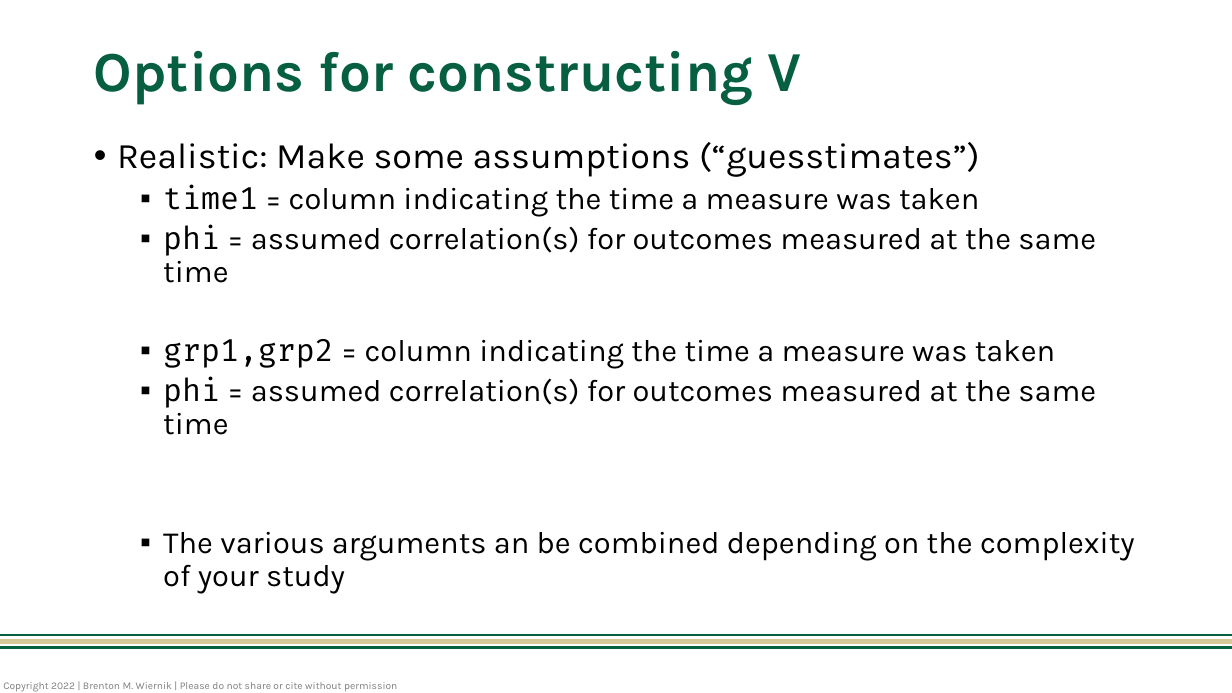
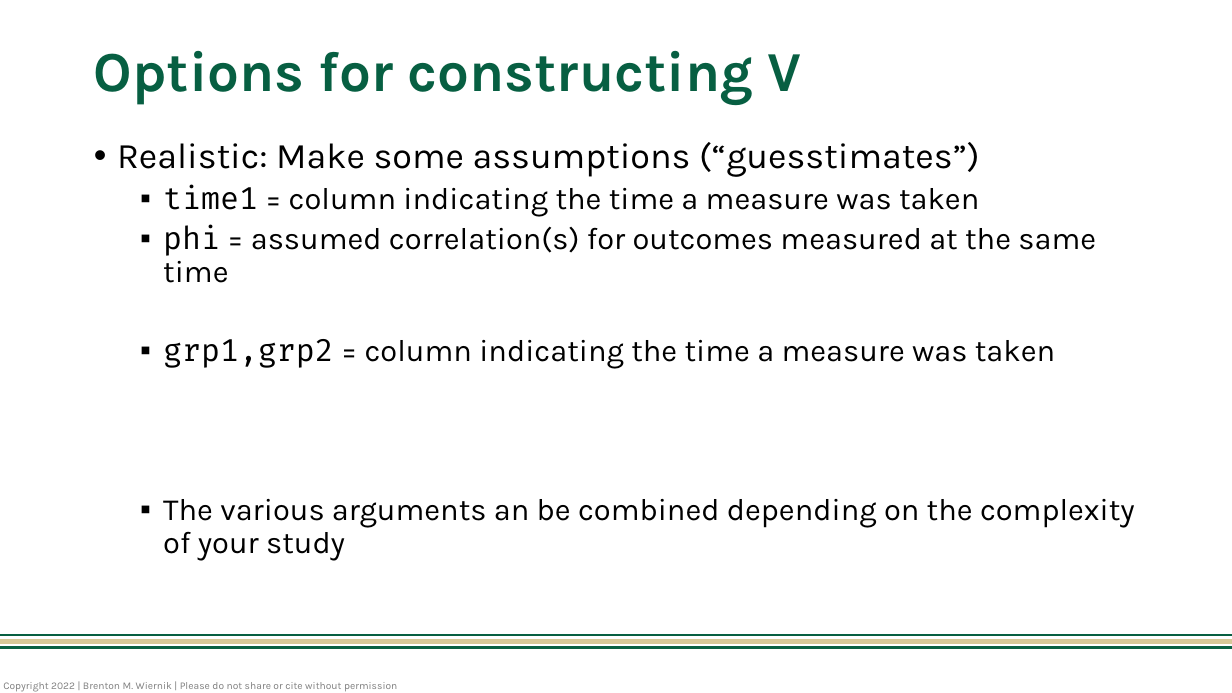
Before and after one commit to bwiernik/meta-workshop, a slide deck: slide 32 of slides/07_dependency.pptx. Drawn at 1232x693 pixels with LibreOffice and Linux fonts; fonts in the diff are those of the drawing. Boxes give left, top, right and bottom in pixels: in the first picture for what was removed or moved away, otherwise in the second. Text is boxed around its words. In the diff, an @@ line names an element or a change of style, - is before the commit and + after.

```diff
--- a/slides/07_dependency.pptx
+++ b/slides/07_dependency.pptx
@@ text at <box>163,376,1096,435</box>: paragraph removed @@
-  ▪ phi = assumed correlation(s) for outcomes measured at the same time
```
Also in this commit, not shown: 1 other slide changed, 4 other files.
